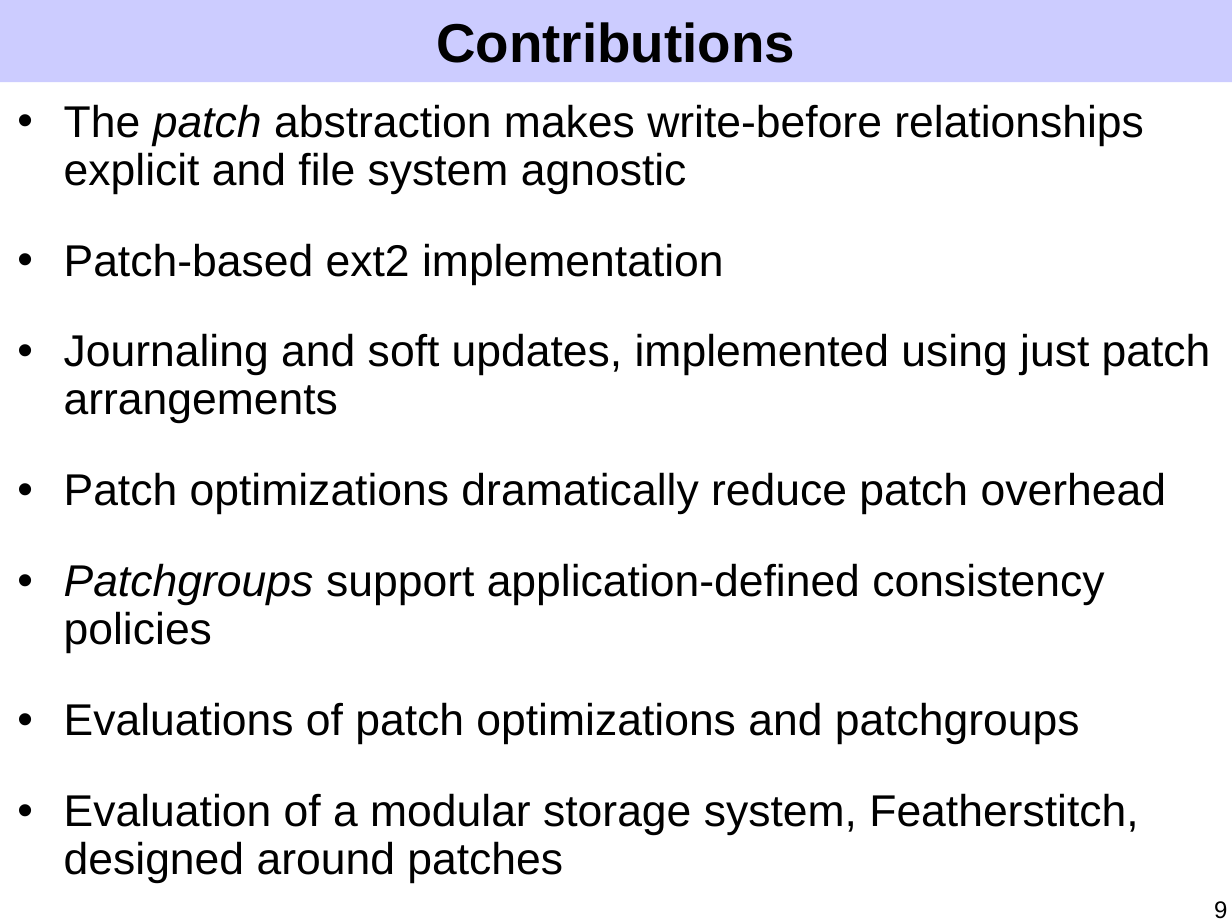
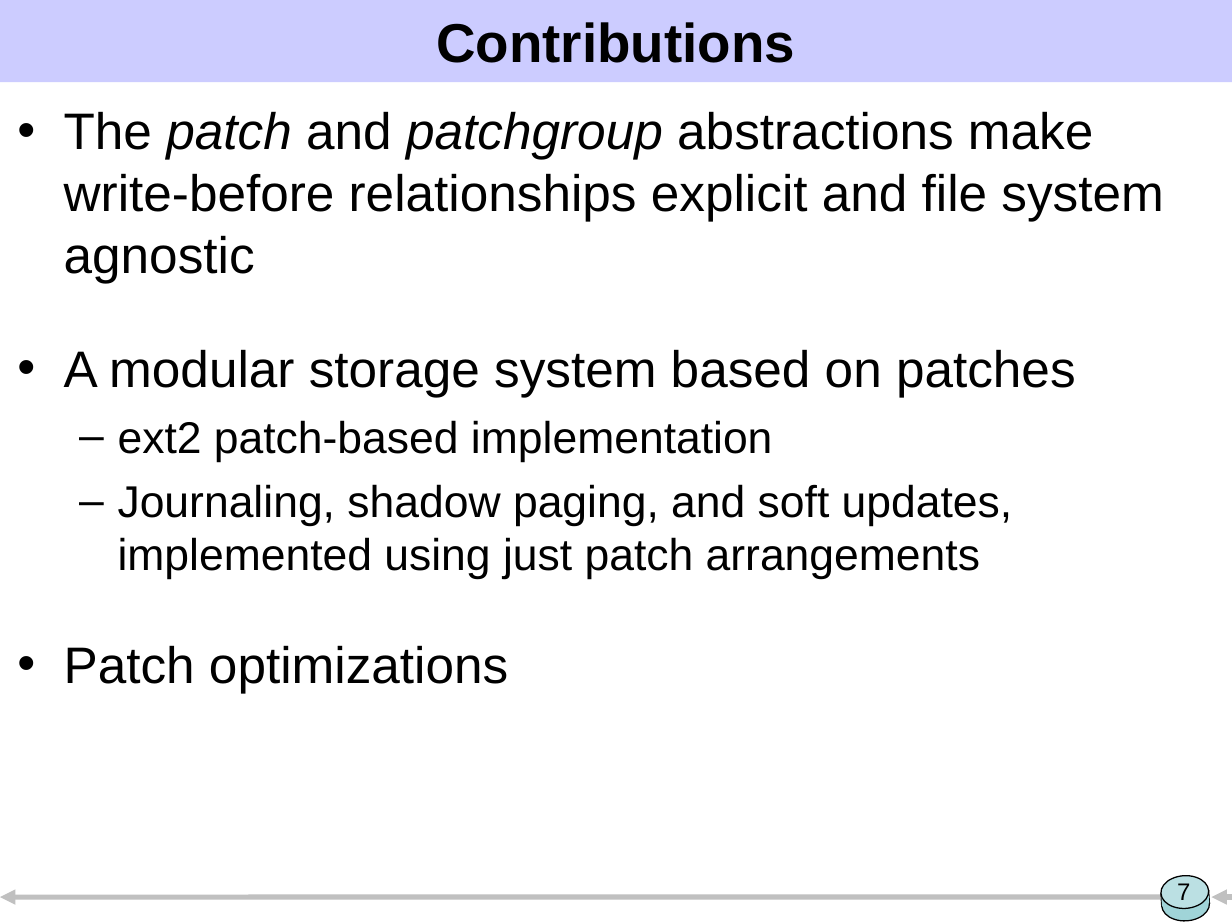
Before and after one commit to ucla-readable/fstitch-doc, a slide deck: slide 7 of sosp/pres.ppt (slide 9 before the commit). Drawn at 1232x924 pixels with LibreOffice and Linux fonts; fonts in the diff are those of the drawing. Boxes give left, top, right and bottom in pixels: in the first picture for what was removed or moved away, otherwise in the second. Text is boxed around its words. In the diff, an @@ line names an element or a change of style, - is before the commit and + after.

```diff
--- a/sosp/pres.ppt
+++ b/sosp/pres.ppt
@@ text at box(64, 111, 1163, 693): text changed; size 26 to 30 pt @@
-• The patch abstraction makes write-before relationships explicit and file system agnostic
-• Patch-based ext2 implementation
-• Journaling and soft updates, implemented using just patch arrangements
-• Patch optimizations dramatically reduce patch overhead
-• Patchgroups support application-defined consistency policies
-• Evaluations of patch optimizations and patchgroups
-• Evaluation of a modular storage system, Featherstitch, designed around patches
+• The patch and patchgroup abstractions make write-before relationships explicit and file system agnostic
+• A modular storage system based on patches
+  – ext2 patch-based implementation
+  – Journaling, shadow paging, and soft updates, implemented using just patch arrangements
+• Patch optimizations
@@ arrow added from (1161, 897) to (0, 897), #C0C0C0 3 pt @@
@@ group added at box(1160, 875, 1211, 923): 2 rectangles, 2 ellipses @@
@@ page number added at box(1177, 883, 1190, 900), 14 pt, text #000000 @@
+7
@@ arrow added from (1232, 897) to (1211, 897), #C0C0C0 3 pt @@
@@ page number removed at box(1214, 901, 1227, 919) @@
-9
```
Also in this commit, not shown: 41 other slides changed, 7 slides added, 6 slides removed.
